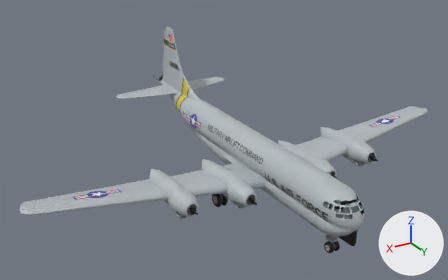
What one commit did to the glTF model images/Static_KC-97_Startotanker.glb.
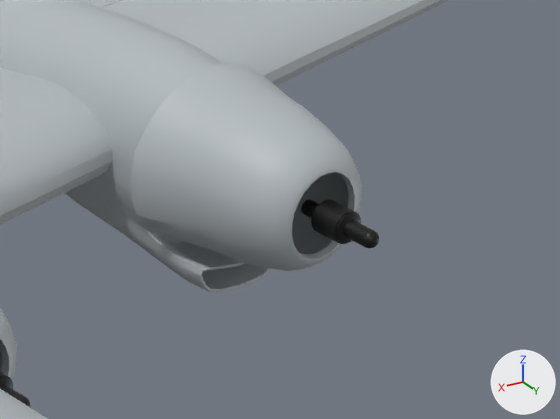
The first picture shows the older version from a camera (50 mm lens) standing at (29.4, 29.4, 24.2) and looking at (1.3, -17.6, 0.7). The close-ups show the older and then the newer version on the part from 75% to 89% of the width and 47% to 65% of the height of that picture. Only the edits that show in the close-ups are written down. The axes (+X, +Y, +Z) are drawn at lower right. The lights are the same throughout. Where no turn or scale is listed for an object, it has been applied to the vertices. Vertices at exactly the same position are counted once.

In view in the first close-up: 'aircraft', 'inboardNacelleRt.001', 'outboardNacelleRt', 'propshaft' and 2 more.
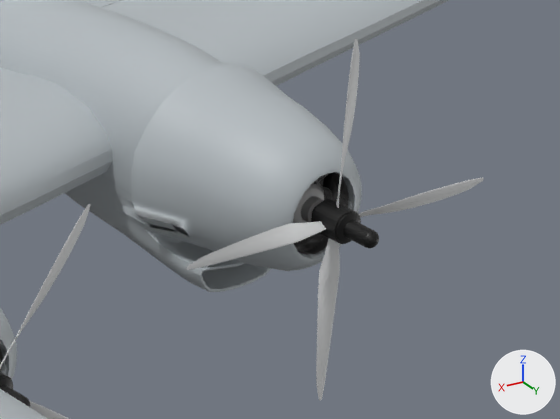
Changed parts and their boxes [x1, y1, x2, y2] in the close-ups (560 x 419 px):
'propshaft.004', added
    after: [187, 39, 484, 400]
'propshaft', deleted
    before: [301, 199, 379, 248]
'propshaft.005', added
    after: [0, 204, 91, 419]
part 1 of me_boeing_377_stratocruiser_008, added (mostly hidden)
    after: [297, 173, 333, 243]
part 2 of me_boeing_377_stratocruiser_008, added
    after: [293, 180, 324, 223]
part 3 of me_boeing_377_stratocruiser_008, built on
    before: [107, 195, 179, 236]
    after: [107, 172, 349, 254]

The change, as a diff of the scene's bpy script:
```diff
--- a/images/Static_KC-97_Startotanker.glb.py
+++ b/images/Static_KC-97_Startotanker.glb.py
@@ img_engine_paint @@
+img_engine_paint = load_image('engine_paint', '_unpacked/engine_paint', 1024, 1024, 'sRGB')
@@ mat_default @@
+mat_default = principled_material('Default')
+mat_default.texture = img_engine_paint
@@ me_boeing_377_stratocruiser_008 @@
 # used by ob_outboardnacellert; location = (-9.656, -8.923, -0.458)
-me_boeing_377_stratocruiser_008.from_pydata(...)  # 759 vertices, 1492 faces; spans x -1.1..1.08, y -7.58..0.05, z -1.23..1.19
+me_boeing_377_stratocruiser_008.from_pydata(...)  # 1614 vertices, 3204 faces; spans x -1.1..1.08, y -7.58..0.05, z -1.23..1.19
+# me_boeing_377_stratocruiser_008 part 1: a new loose piece of 678 vertices spanning x -0.58..0.58, y -0.58..-0.33, z -0.45..0.71, in mat_default (picture img_engine_paint)
+# me_boeing_377_stratocruiser_008 part 2: a new loose piece of 98 vertices spanning x -0.31..0.31, y -0.67..-0.05, z -0.19..0.44, in mat_default (picture img_engine_paint)
+# me_boeing_377_stratocruiser_008 part 3: 1 vertex moved from x 0.72, y -1.79, z -0.55 to x 0.72, y -1.83, z -0.55; 62 vertices added at x -0.73..0.6, y -1.82..-0.08, z -0.52..0.74
+# other edits to the shape of me_boeing_377_stratocruiser_008 do not show in these pictures
 me_boeing_377_stratocruiser_008.materials.append(mat_c_97)
+me_boeing_377_stratocruiser_008.materials.append(mat_default)  # picture img_engine_paint
@@ me_cylinder_015 @@
+me_cylinder_015.from_pydata(...)  # 1281 vertices, 2570 faces; spans x -1.82..1.81, y -0.43..0.62, z -1.83..1.79
+me_cylinder_015.materials.append(mat_material_002)  # picture img_boeing_377_stratocruiser_paint
@@ me_cylinder_013 @@
+me_cylinder_013.from_pydata(...)  # 1276 vertices, 2564 faces; spans x -2.12..2.14, y -0.43..0.62, z -2.13..2.14
+me_cylinder_013.materials.append(mat_material_001)  # picture img_boeing_377_stratocruiser_paint
@@ ob_propshaft @@
-ob_propshaft = bpy.data.objects.new('propshaft', me_cylinder)
-ob_propshaft.location = (-9.656, -8.699, -0.331)
@@ ob_propshaft_005 @@
+ob_propshaft_005 = bpy.data.objects.new('propshaft.005', me_cylinder_015)
+ob_propshaft_005.location = (-4.415, -8.158, -0.71)
@@ ob_propshaft_004 @@
+ob_propshaft_004 = bpy.data.objects.new('propshaft.004', me_cylinder_013)
+ob_propshaft_004.location = (-9.656, -8.701, -0.33)
```
